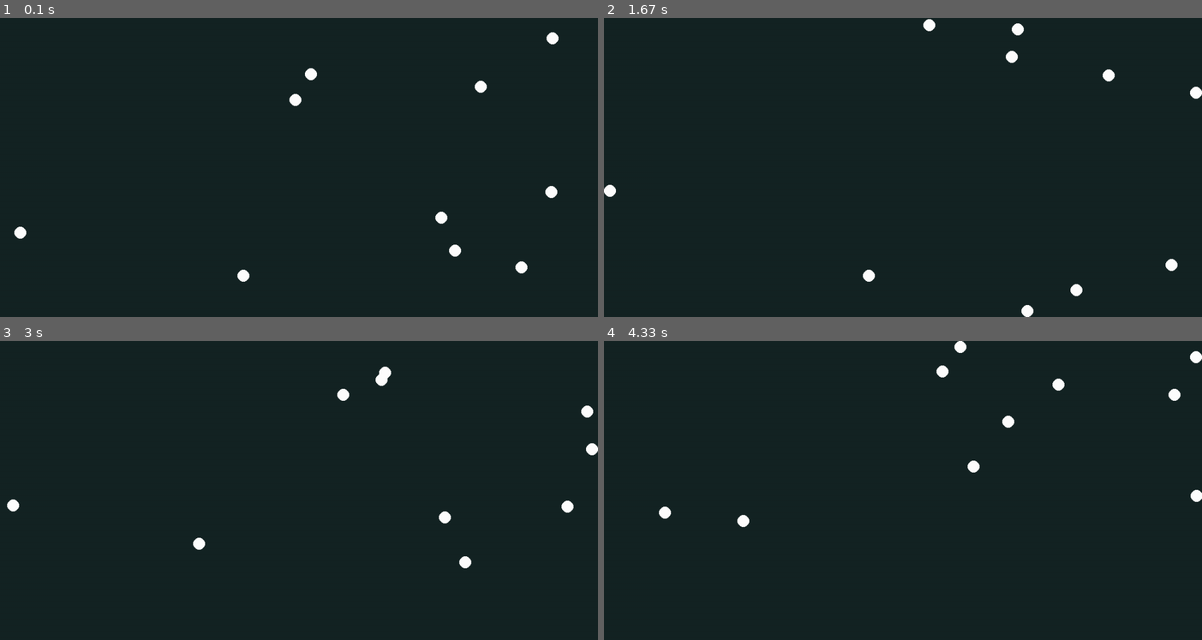
Above: before the commit, frames 1-4 (two rows, left to right).
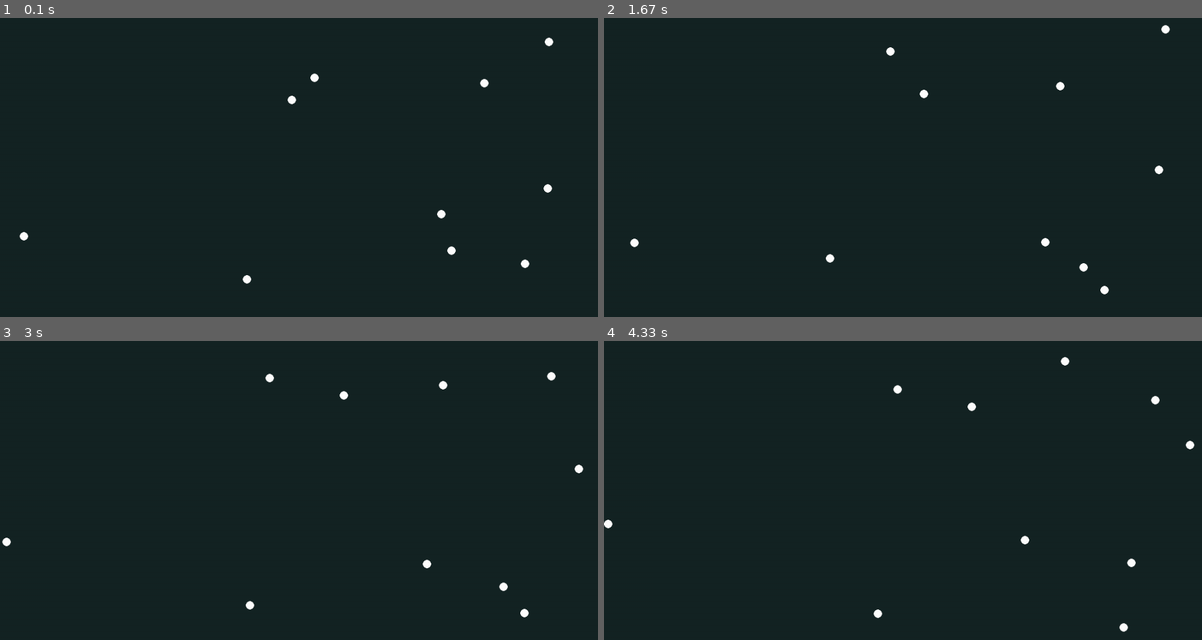
Above: after the commit, the same moments.

Repository: darceno/lifebox-simulator
Game: pygame game, started from src/main.py
Same seed, same stepped clock (60 frames per second), same inputs: the game is played once before the commit and once after it.
Inputs:
- Up to frame 1 (0.1 s): no input
- Up to frame 2 (1.67 s): no input
- Up to frame 3 (3 s): no input
- Up to frame 4 (4.33 s): no input

The runs differ from the first frame. In frame 1, 0.6% of the frame differs, in the area x 2-94%, y 4-89%; in frame 2, 1.0%; in frame 3, 0.9%; in frame 4, 1.0%, in the area x 0-100%, y 0-98%.

Commit message:
Change default FPS, SPEED and organism size attribute

Diff:
--- a/src/main.py
+++ b/src/main.py
@@ -3,8 +3,8 @@
 
 # Simulaiton settings
 WIDTH_SIZE, HEIGHT_SIZE = 1000, 500
-FPS = 60
-SPEED = 2
+FPS = 30
+SPEED = 1
 BG_COLOR = (21, 36, 36)
 INITIAL_POPULATION = 10
 
@@ -16,7 +16,7 @@
 
 # Organisms class
 class Organism:
-    def __init__(self, x, y, color, size=10, genome=["PS", "RA"]):
+    def __init__(self, x, y, color, size=7, genome=["PS", "RA"]):
         self.x = x
         self.y = y
         self.size = size
